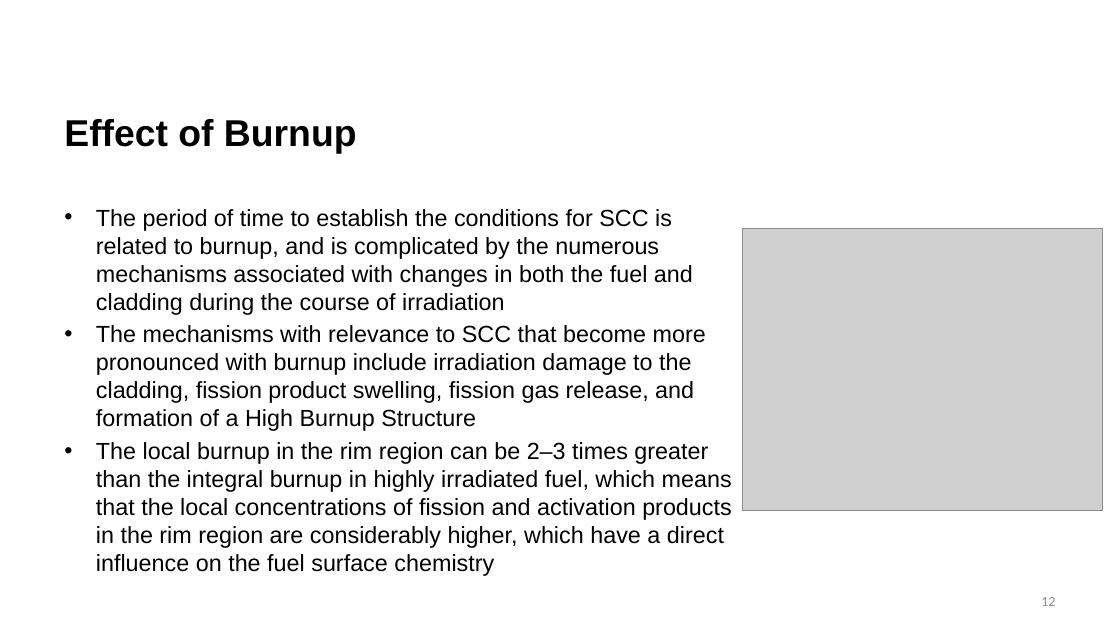
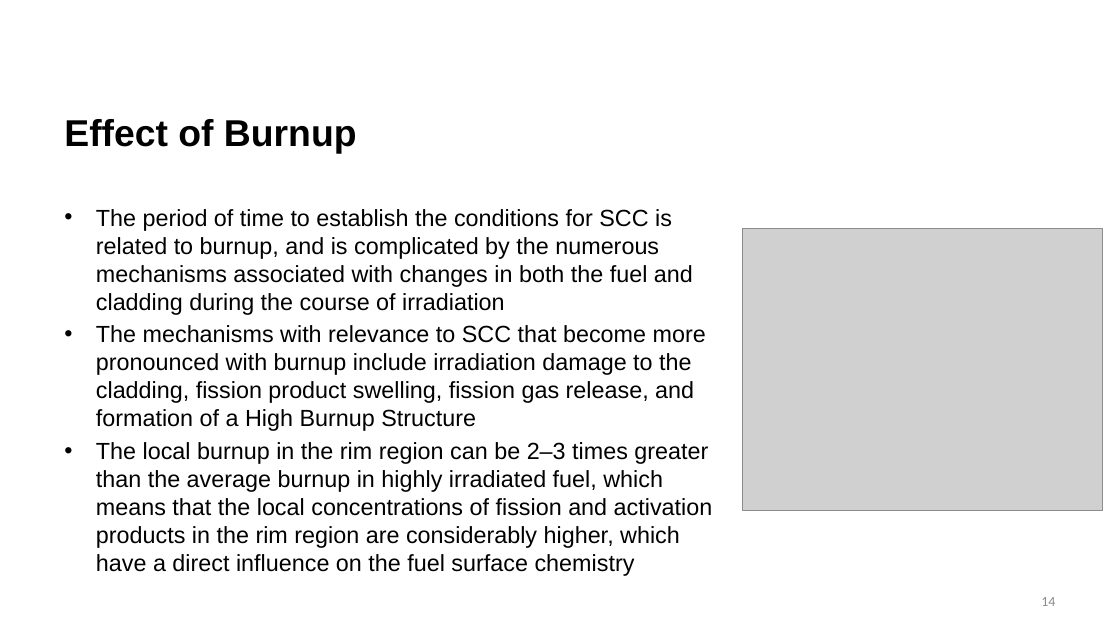
Before and after one commit to benbeeler/TEACHING, a slide deck: slide 14 of Nuclear_Fuel_Performance/NE533_Spring2025/Module3/Lec15_PCI.pptx (slide 12 before the commit). Drawn at 1120x630 pixels with LibreOffice and Linux fonts; fonts in the diff are those of the drawing; grey boxes stand for pictures; background and template pictures are left out. Boxes give left, top, right and bottom in pixels: in the first picture for what was removed or moved away, otherwise in the second. Text is boxed around its words. In the diff, an @@ line names an element or a change of style, - is before the commit and + after.

```diff
--- a/Nuclear_Fuel_Performance/NE533_Spring2025/Module3/Lec15_PCI.pptx
+++ b/Nuclear_Fuel_Performance/NE533_Spring2025/Module3/Lec15_PCI.pptx
@@ text at <box>96,442,713,576</box>: text changed @@
-• The local burnup in the rim region can be 2–3 times greater than the integral burnup in highly irradiated fuel, which means that the local concentrations of fission and activation products in the rim region are considerably higher, which have a direct influence on the fuel surface chemistry
+• The local burnup in the rim region can be 2–3 times greater than the average burnup in highly irradiated fuel, which means that the local concentrations of fission and activation products in the rim region are considerably higher, which have a direct influence on the fuel surface chemistry
@@ page number at <box>1041,597,1055,606</box>: text changed @@
-12
+14
```
Also in this commit, not shown: 6 other slides changed, 2 slides added, 3 other files.
